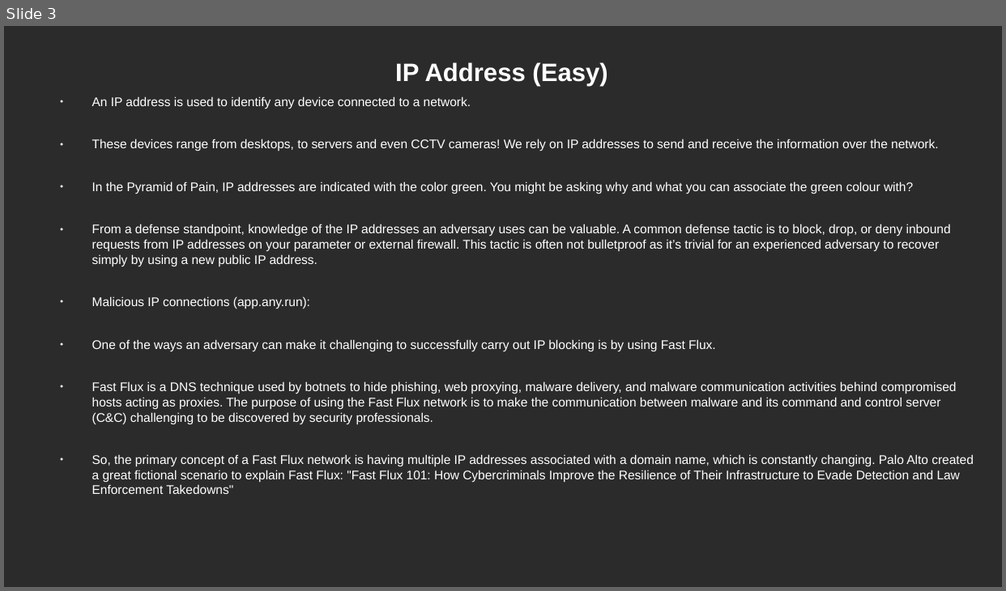
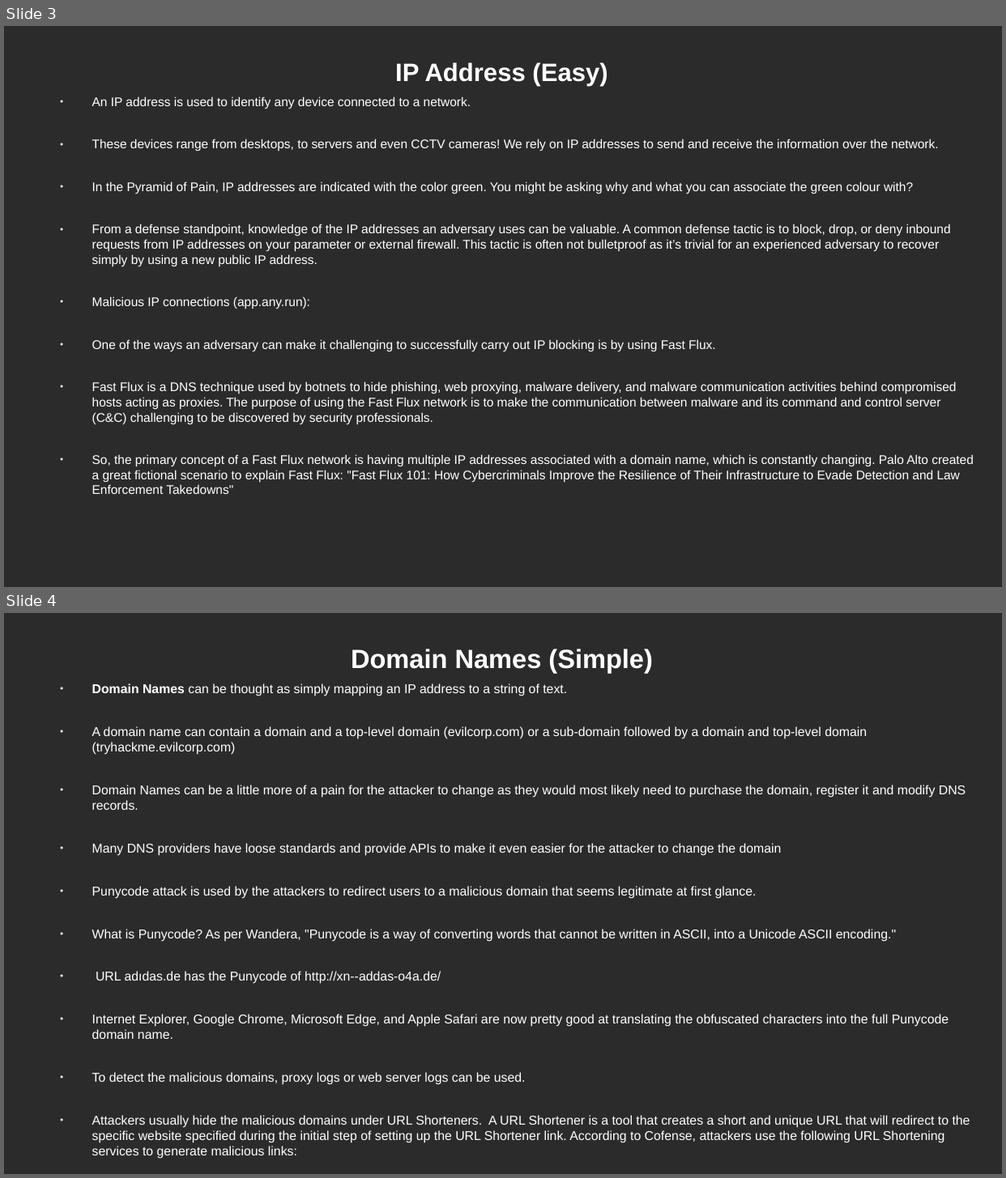
Before and after one commit to debrahnyatichi/TryHackMe, a slide deck: SOCLEVEL1/Pyramid Of Pain.odp. Shown one above the other, each under a label of ours: slide 3 before the commit, slides 3 and 4 after it. The pictures are 1006x591 and 1006x1178 pixels, drawn with LibreOffice and Linux fonts; fonts in the diff are those of the drawing; background and template pictures are left out; a plain dark background stands for a picture behind light text. Boxes give left, top, right and bottom in pixels: in the first picture for what was removed or moved away, otherwise in the second. Text is boxed around its words. In the diff, an @@ line names an element or a change of style, - is before the commit and + after.

Commit message:
Pyramid Of Pain

```diff
--- a/SOCLEVEL1/Pyramid Of Pain.odp
+++ b/SOCLEVEL1/Pyramid Of Pain.odp
@@ slide 4 added at [4,613,1002,1174], background picture (left out) @@
@@ title added at [351,649,652,673], 21 pt, text #FFFFFF, bold @@
+Domain Names (Simple)
@@ text added at [92,683,970,1159], 10.2 pt, text #FFFFFF @@
+● Domain Names can be thought as simply mapping an IP address to a string of text.
+● A domain name can contain a domain and a top-level domain (evilcorp.com) or a sub-domain followed by a domain and top-level domain (tryhackme.evilcorp.com)
+● Domain Names can be a little more of a pain for the attacker to change as they would most likely need to purchase the domain, register it and modify DNS records.
+● Many DNS providers have loose standards and provide APIs to make it even easier for the attacker to change the domain
+● Punycode attack is used by the attackers to redirect users to a malicious domain that seems legitimate at first glance.
+● What is Punycode? As per Wandera, "Punycode is a way of converting words that cannot be written in ASCII, into a Unicode ASCII encoding."
+● URL adıdas.de has the Punycode of http://xn--addas-o4a.de/
+● Internet Explorer, Google Chrome, Microsoft Edge, and Apple Safari are now pretty good at translating the obfuscated characters into the full Punycode domain name.
+● To detect the malicious domains, proxy logs or web server logs can be used.
+● Attackers usually hide the malicious domains under URL Shorteners. A URL Shortener is a tool that creates a short and unique URL that will redirect to the specific website specified during the initial step of setting up the URL Shortener link. According to Cofense, attackers use the following URL Shortening services to generate malicious links:
+● bit.ly
+● goo.gl
+● ow.ly
+● s.id
+● smarturl.it
+● tiny.pl
+● tinyurl.com
+● x.coL.
```
Also in this commit, not shown: 1 other slide added, 1 other file.
